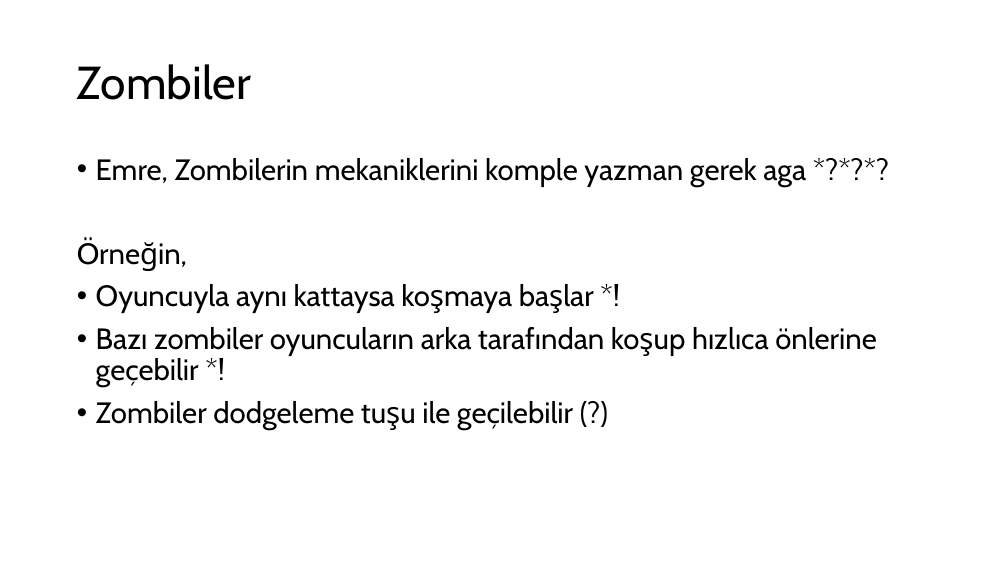
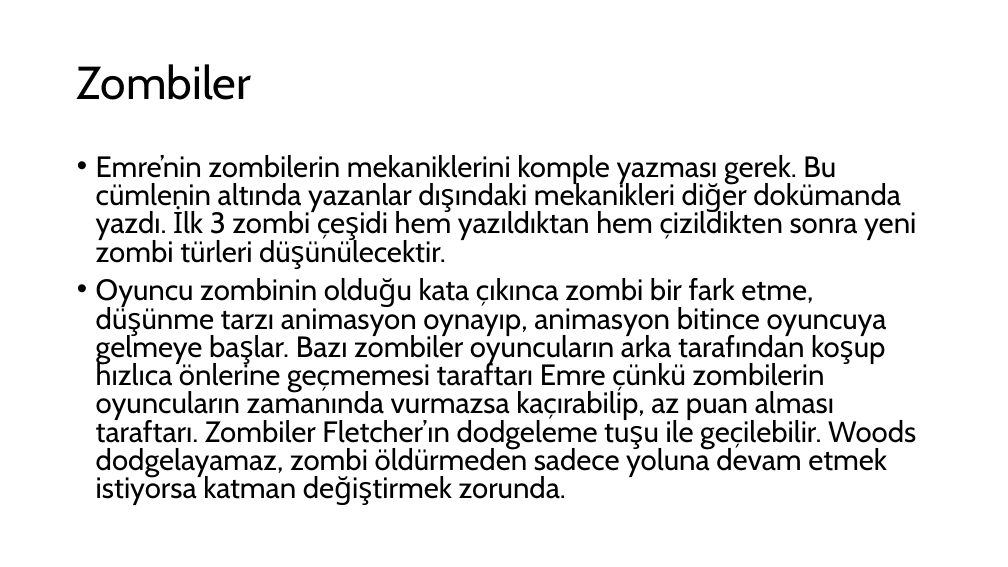
Before and after one commit to mushuacan/DGD306-BrutalistStudios-ZombiSlayers, a slide deck: slide 9 of Dökümanlar/Zombi Slayers.pptx. Drawn at 1008x567 pixels with LibreOffice and Linux fonts; fonts in the diff are those of the drawing. Boxes give left, top, right and bottom in pixels: in the first picture for what was removed or moved away, otherwise in the second. Text is boxed around its words. In the diff, an @@ line names an element or a change of style, - is before the commit and + after.

Commit message:
Updated Zombi Slayers Mushu PowerPoint document
Document is 2 times better now. I am hopeful that it will help Unity Developer so much.

```diff
--- a/Dökümanlar/Zombi Slayers.pptx
+++ b/Dökümanlar/Zombi Slayers.pptx
@@ text at (96,155,916,505): text changed @@
-• Emre, Zombilerin mekaniklerini komple yazman gerek aga *?*?*?
-Örneğin,
-• Oyuncuyla aynı kattaysa koşmaya başlar *!
-• Bazı zombiler oyuncuların arka tarafından koşup hızlıca önlerine geçebilir *!
-• Zombiler dodgeleme tuşu ile geçilebilir (?)
+• Emre’nin zombilerin mekaniklerini komple yazması gerek. Bu cümlenin altında yazanlar dışındaki mekanikleri diğer dokümanda yazdı. İlk 3 zombi çeşidi hem yazıldıktan hem çizildikten sonra yeni zombi türleri düşünülecektir.
+• Oyuncu zombinin olduğu kata çıkınca zombi bir fark etme, düşünme tarzı animasyon oynayıp, animasyon bitince oyuncuya gelmeye başlar. Bazı zombiler oyuncuların arka tarafından koşup hızlıca önlerine geçmemesi taraftarı Emre çünkü zombilerin oyuncuların zamanında vurmazsa kaçırabilip, az puan alması taraftarı. Zombiler Fletcher’ın dodgeleme tuşu ile geçilebilir. Woods dodgelayamaz, zombi öldürmeden sadece yoluna devam etmek istiyorsa katman değiştirmek zorunda.
```
Also in this commit, not shown: 10 other slides changed.
